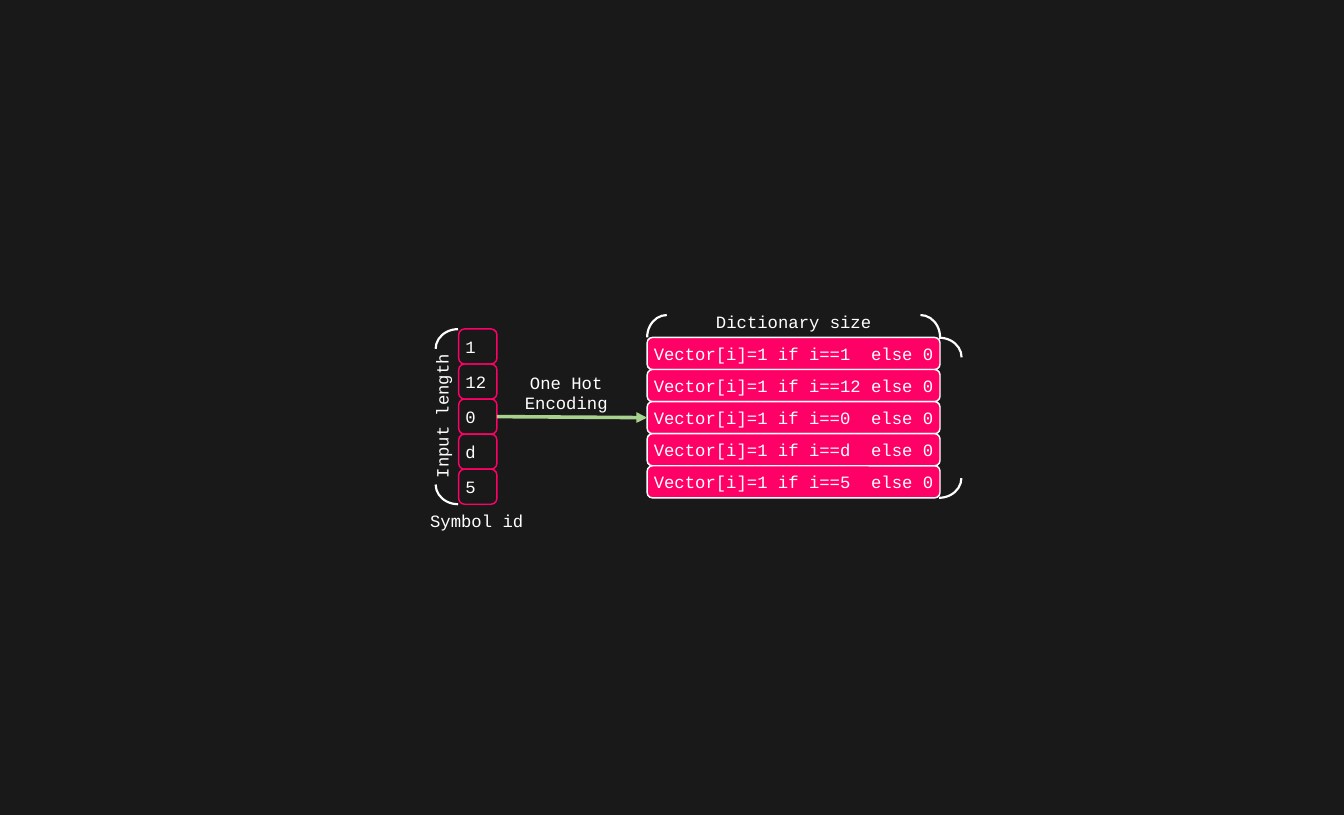
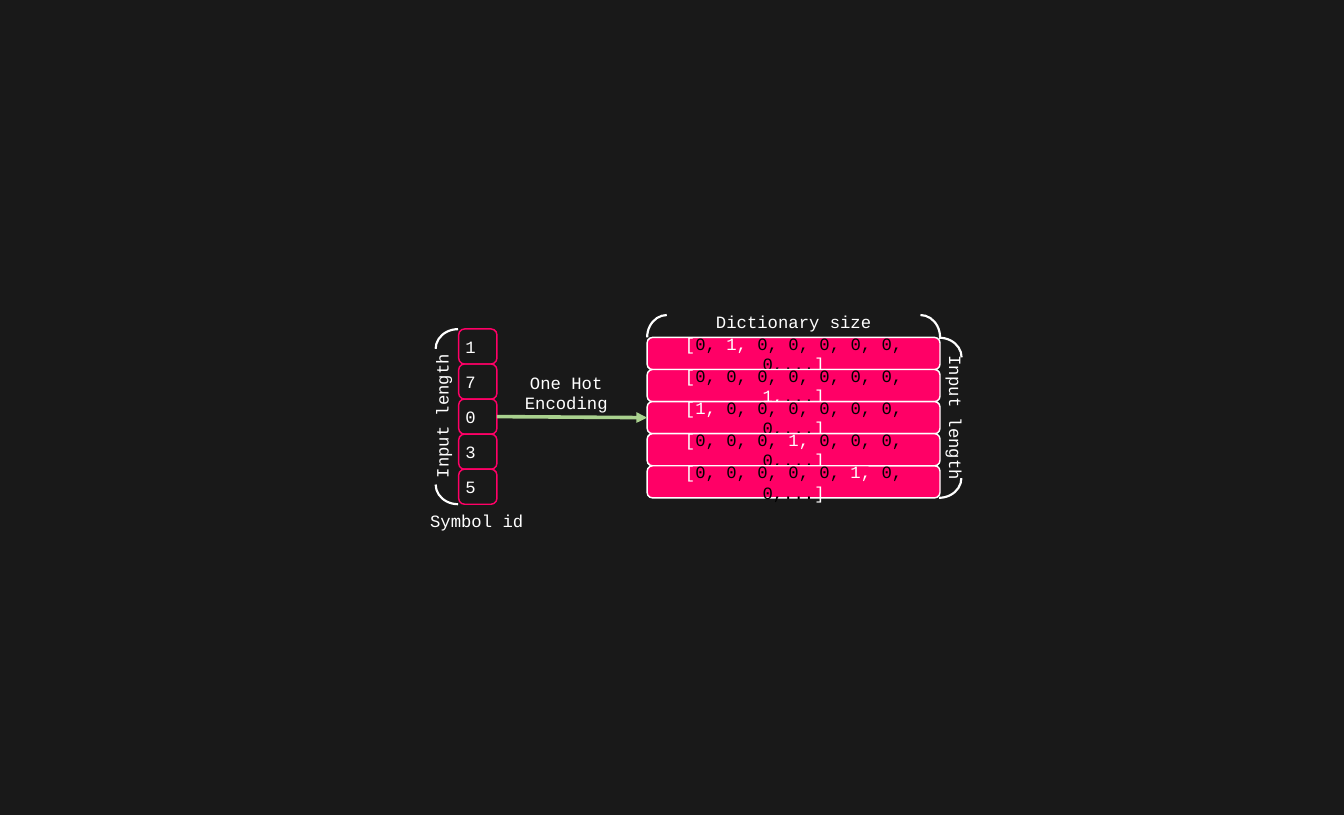
Before and after one commit to toonnyy8/PPT, a slide deck: slide 1 of Attention-is-all-you-need/image.pptx. Drawn at 1344x815 pixels with LibreOffice and Linux fonts; fonts in the diff are those of the drawing. Boxes give left, top, right and bottom in pixels: in the first picture for what was removed or moved away, otherwise in the second. Text is boxed around its words. In the diff, an @@ line names an element or a change of style, - is before the commit and + after.

```diff
--- a/Attention-is-all-you-need/image.pptx
+++ b/Attention-is-all-you-need/image.pptx
@@ text in rounded rectangle at [685,338,903,376]: text changed; text colour #FFFFFF to #000000 @@
-Vector[i]=1 if i==1 else 0
+[0, 1, 0, 0, 0, 0, 0, 0,...]
@@ rounded rectangle added at [940,346,972,489], 24 pt, text #FFFFFF @@
+Input length
@@ text in rounded rectangle at [465,376,475,388]: text changed @@
-12
+7
@@ text in rounded rectangle at [685,370,903,408]: text changed; text colour #FFFFFF to #000000 @@
-Vector[i]=1 if i==12 else 0
+[0, 0, 0, 0, 0, 0, 0, 1,...]
@@ text in rounded rectangle at [685,402,903,441]: text changed; text colour #FFFFFF to #000000 @@
-Vector[i]=1 if i==0 else 0
+[1, 0, 0, 0, 0, 0, 0, 0,...]
@@ text in rounded rectangle at [465,446,475,458]: text changed @@
-d
+3
@@ text in rounded rectangle at [685,434,903,473]: text changed; text colour #FFFFFF to #000000 @@
-Vector[i]=1 if i==d else 0
+[0, 0, 0, 1, 0, 0, 0, 0,...]
@@ text in rounded rectangle at [685,466,903,505]: text changed; text colour #FFFFFF to #000000 @@
-Vector[i]=1 if i==5 else 0
+[0, 0, 0, 0, 0, 1, 0, 0,...]
```
Also in this commit, not shown: 4 other files.
